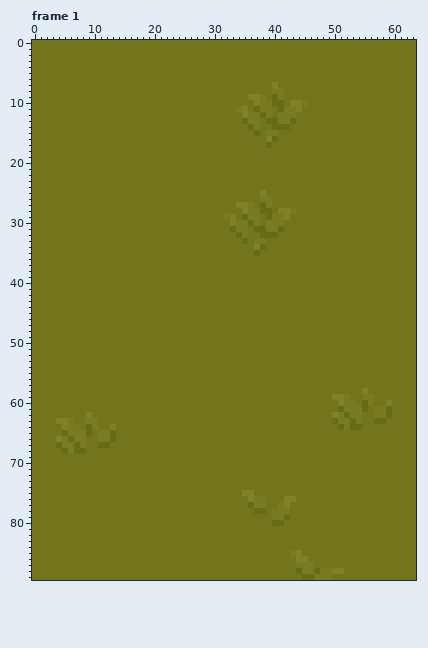
Pixel-art file -- Arts/aseprite/environmental.aseprite. This is how it looked before the edit.
64x90 pixels, 4 frames. Shown: frame 1. The commit also changed other frames, which this record leaves out.
And afterwards:
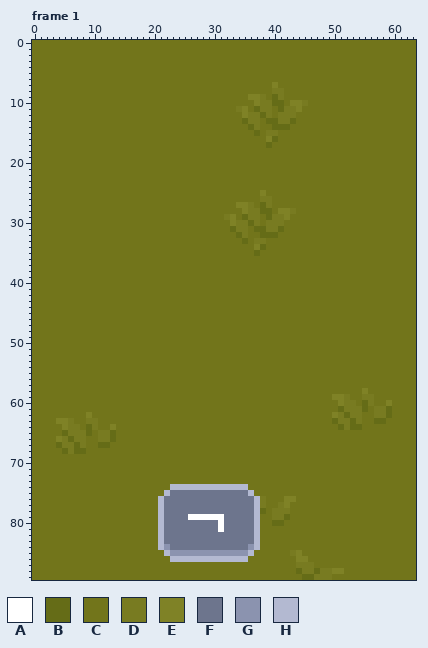
Palette (. is transparent): A #ffffff  B #656c17  C #72751b  D #787b21  E #7f8226  F #6d758d  G #8b93af  H #b3b9d1
Message: add logic plates
Difference:
layer "logic/negacja" added
Changed rows in their new state; - is an unchanged pixel.
Frame 1, layer "logic/negacja":
first column x 21:
74 --HHHHHHHHHHHHH--
75 -HFFFFFFFFFFFFFH-
76 HFFFFFFFFFFFFFFFH
77 HFFFFFFFFFFFFFFFH
78 HFFFFFFFFFFFFFFFH
79 HFFFFAAAAAAFFFFFH
80 HFFFFFFFFFAFFFFFH
81 HFFFFFFFFFAFFFFFH
82 HFFFFFFFFFFFFFFFH
83 HFFFFFFFFFFFFFFFH
84 HGFFFFFFFFFFFFFGH
85 -HGGGGGGGGGGGGGH-
86 --HHHHHHHHHHHHH--
Where, in picture pixels (left, top, right, bottom), the same in both pictures:
changed: (158, 484, 260, 562)
